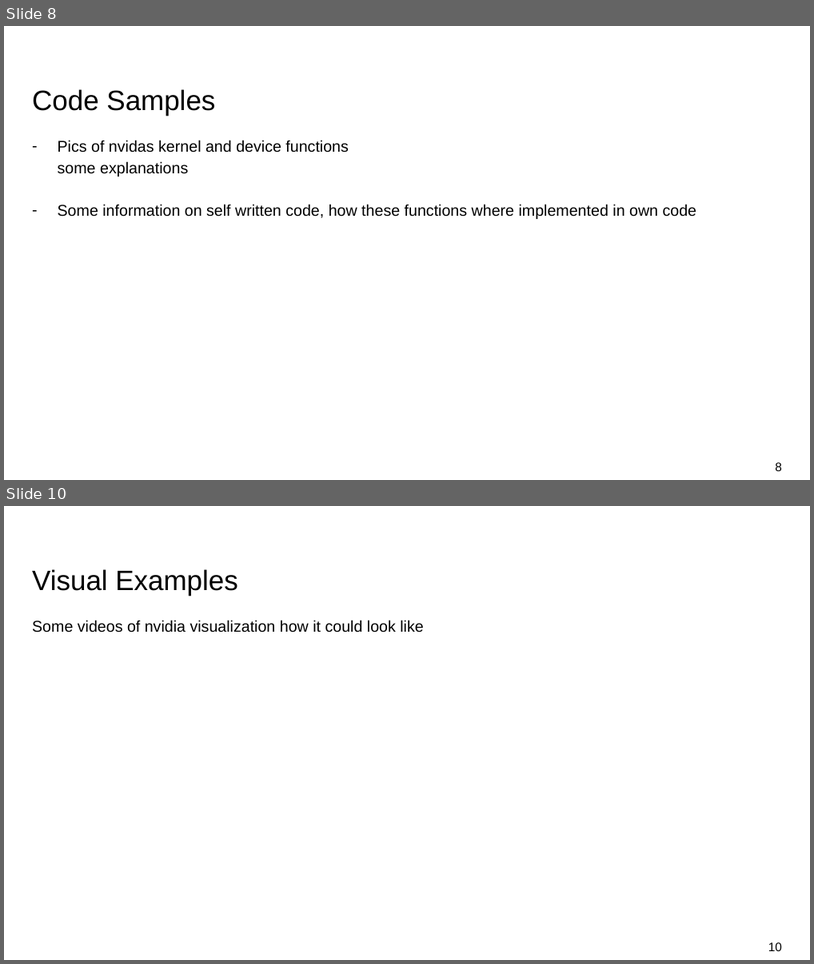
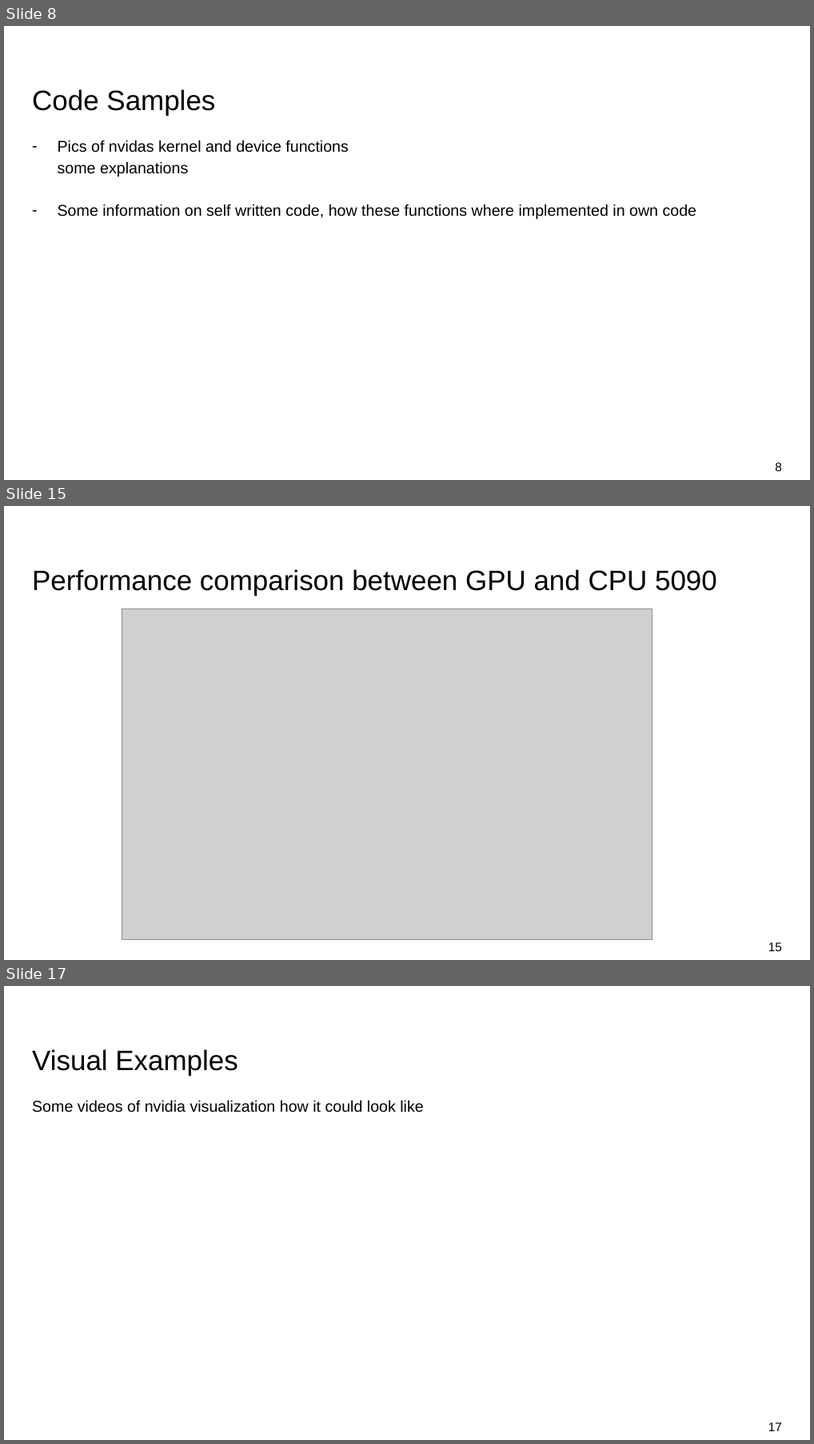
Before and after one commit to Goblin-0-0-7/n-body-cuda, a slide deck: presentation/nbody - Presentation.pptx. Shown one above the other, each under a label of ours: slides 8 and 10 before the commit, slides 8, 15 and 17 after it; the slides between them are not shown. The pictures are 814x964 and 814x1444 pixels, drawn with LibreOffice and Linux fonts; fonts in the diff are those of the drawing; grey boxes stand for pictures; background and template pictures are left out. Boxes give left, top, right and bottom in pixels: in the first picture for what was removed or moved away, otherwise in the second. Text is boxed around its words. In the diff, an @@ line names an element or a change of style, - is before the commit and + after.

```diff
--- a/presentation/nbody - Presentation.pptx
+++ b/presentation/nbody - Presentation.pptx
@@ slide 15 added at (x1=4, y1=506, x2=810, y2=960), background #FFFFFF @@
@@ title added at (x1=32, y1=569, x2=718, y2=596), 25 pt, text #000000 @@
+Performance comparison between GPU and CPU 5090
@@ picture added at (x1=122, y1=609, x2=652, y2=940) @@
@@ page number added at (x1=769, y1=942, x2=782, y2=951), 11 pt, text #000000 @@
+15
@@ what was slide 10 is now slide 17 @@
@@ page number at (x1=769, y1=1422, x2=782, y2=1431): text changed @@
-10
+17
```
Also in this commit, not shown: 1 slide changed, 6 other slides added, 4 other files.
